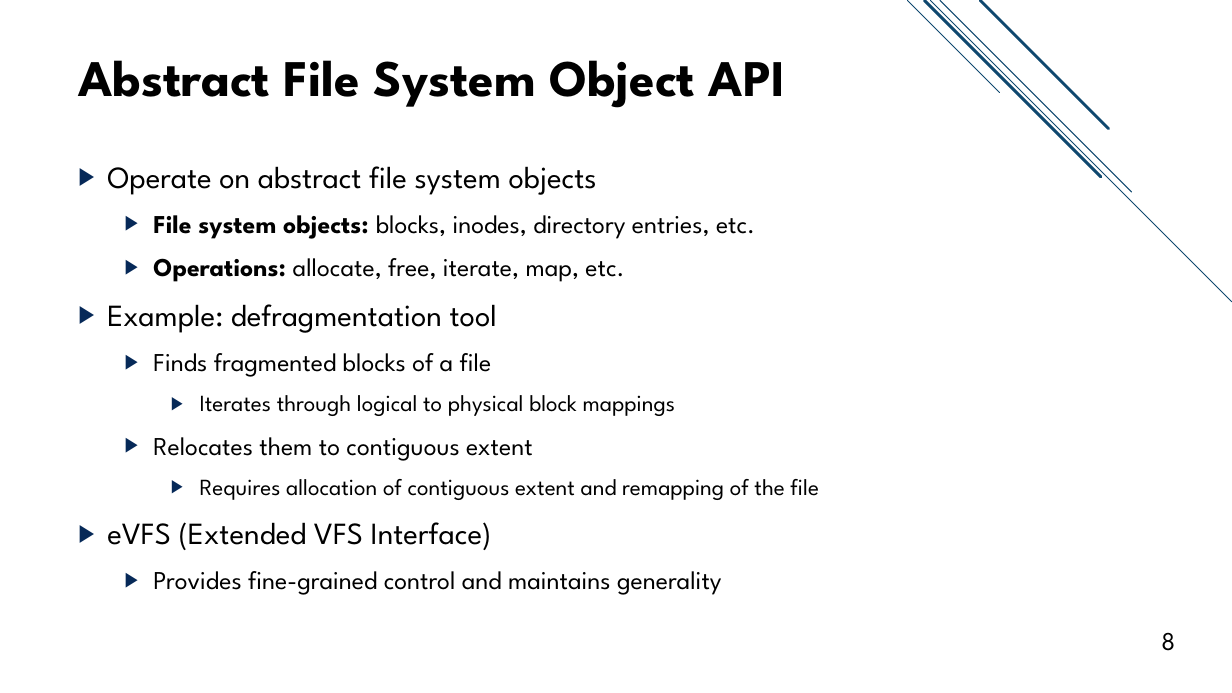
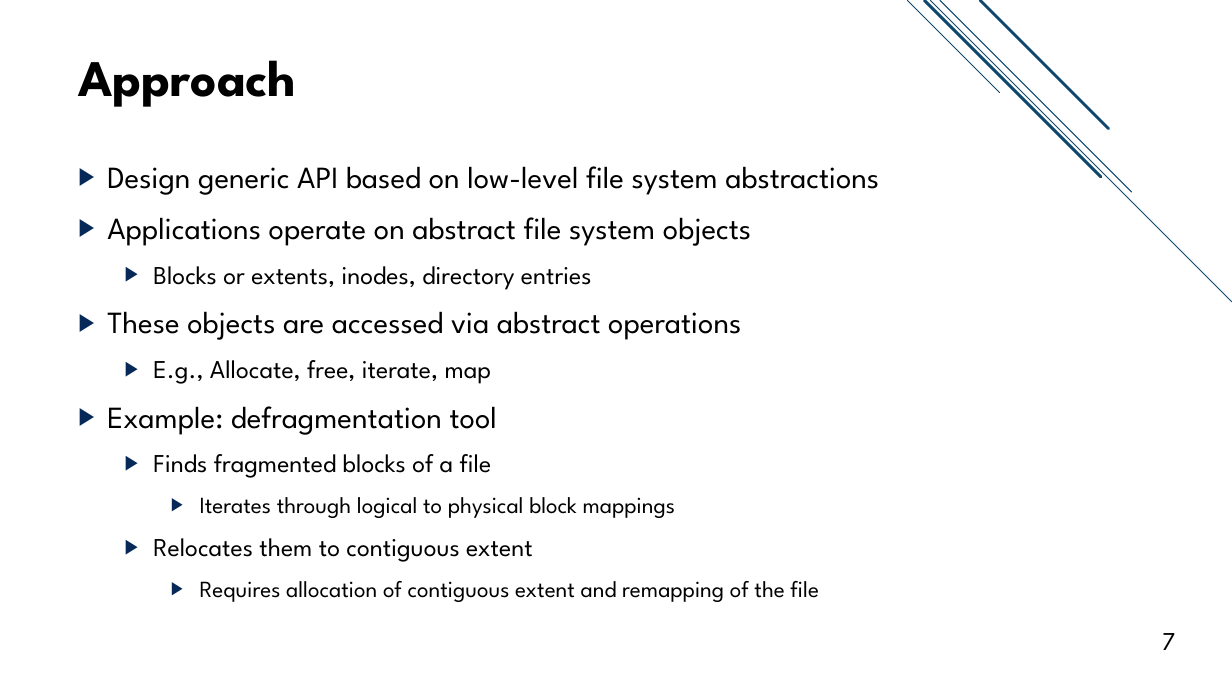
Before and after one commit to jacksun007/evfs-paper, a slide deck: slide 7 of slide/evfs_talk.pptx (slide 8 before the commit). Drawn at 1232x693 pixels with LibreOffice and Linux fonts; fonts in the diff are those of the drawing. Boxes give left, top, right and bottom in pixels: in the first picture for what was removed or moved away, otherwise in the second. Text is boxed around its words. In the diff, an @@ line names an element or a change of style, - is before the commit and + after.

Commit message:
talk

```diff
--- a/slide/evfs_talk.pptx
+++ b/slide/evfs_talk.pptx
@@ title at (78, 60, 296, 107): text changed @@
-Abstract File System Object API
+Approach
@@ text at (107, 166, 879, 384): text changed; size 20 to 24 pt @@
-▶ Operate on abstract file system objects
-  ▶ File system objects: blocks, inodes, directory entries, etc.
-  ▶ Operations: allocate, free, iterate, map, etc.
+▶ Design generic API based on low-level file system abstractions
+▶ Applications operate on abstract file system objects
+  ▶ Blocks or extents, inodes, directory entries
+▶ These objects are accessed via abstract operations
+  ▶ E.g., Allocate, free, iterate, map
@@ text at (107, 522, 722, 595): paragraphs removed @@
-▶ eVFS (Extended VFS Interface)
-  ▶ Provides fine-grained control and maintains generality
@@ page number at (1162, 633, 1175, 650): text changed @@
-8
+7
```
Also in this commit, not shown: 6 other slides changed, 1 slide added, 3 slides removed.
